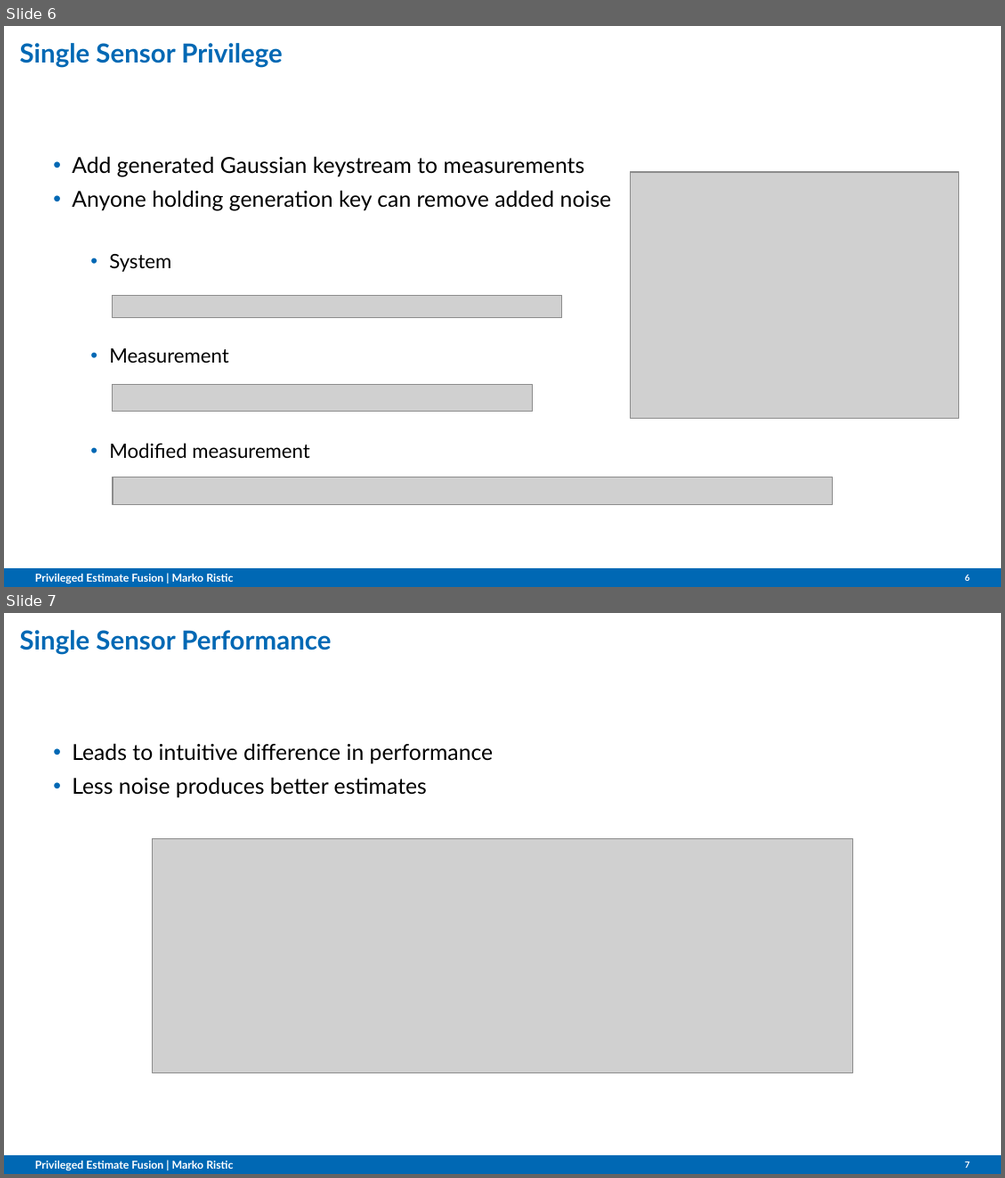
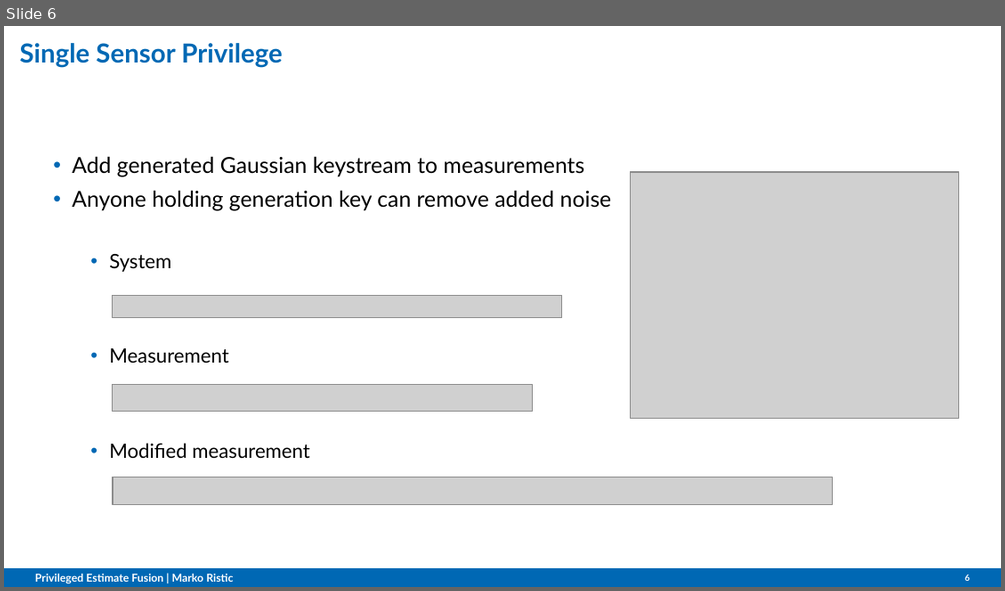
Before and after one commit to omubtcezq/PrivilegedFusion, a slide deck: cdc2022_presentation/Privileged_Estimate_Fusion_With_Correlated_Gaussian_Keystreams.pptx. Shown one above the other, each under a label of ours: slides 6 and 7 before the commit, slide 6 after it. The pictures are 1005x1178 and 1005x591 pixels, drawn with LibreOffice and Linux fonts; fonts in the diff are those of the drawing; grey boxes stand for pictures; background and template pictures are left out. Boxes give left, top, right and bottom in pixels: in the first picture for what was removed or moved away, otherwise in the second. Text is boxed around its words. In the diff, an @@ line names an element or a change of style, - is before the commit and + after.

```diff
--- a/cdc2022_presentation/Privileged_Estimate_Fusion_With_Correlated_Gaussian_Keystreams.pptx
+++ b/cdc2022_presentation/Privileged_Estimate_Fusion_With_Correlated_Gaussian_Keystreams.pptx
@@ slide 7 removed at (x1=4, y1=613, x2=1001, y2=1174), background #FFFFFF; not listed: 1 template element that a slide beside it also shows @@
@@ title removed at (x1=20, y1=630, x2=331, y2=654) @@
-Single Sensor Performance
@@ text removed at (x1=72, y1=743, x2=494, y2=798) @@
-• Leads to intuitive difference in performance
-• Less noise produces better estimates
@@ picture removed at (x1=152, y1=839, x2=852, y2=1072) @@
@@ text removed at (x1=35, y1=1160, x2=233, y2=1171) @@
-Privileged Estimate Fusion | Marko Ristic
@@ page number removed at (x1=964, y1=1161, x2=970, y2=1167) @@
-7
```
Also in this commit, not shown: 1 slide changed, 7 other slides removed, 5 other files.
